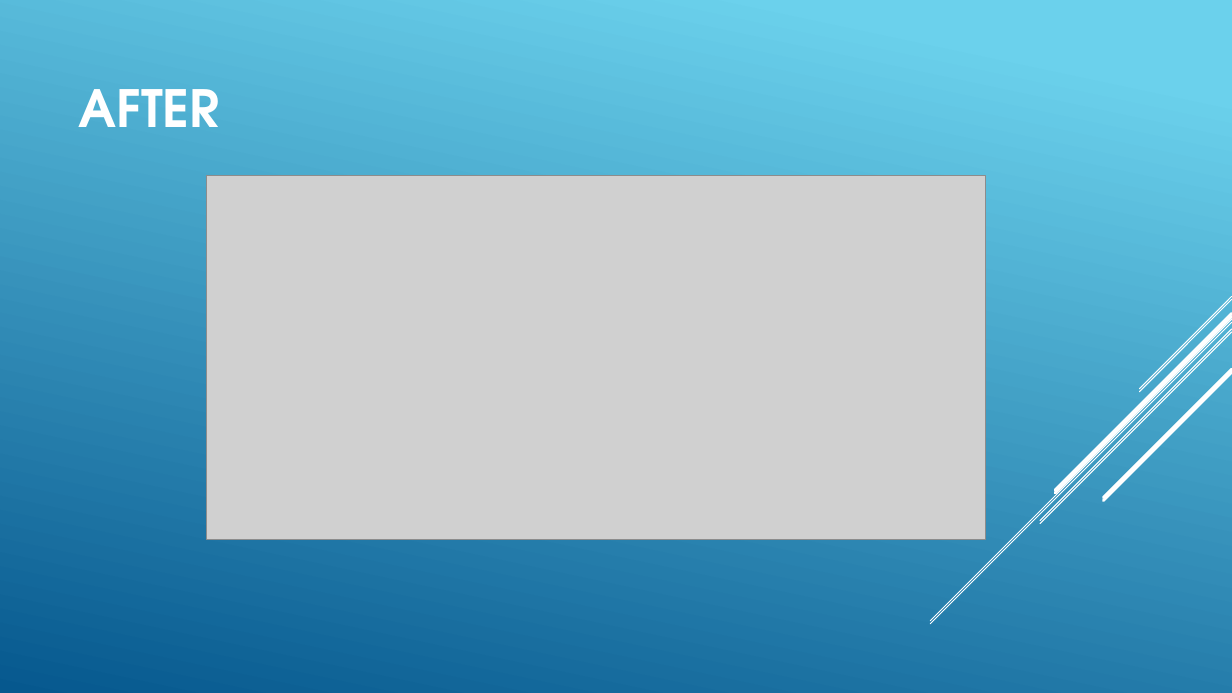
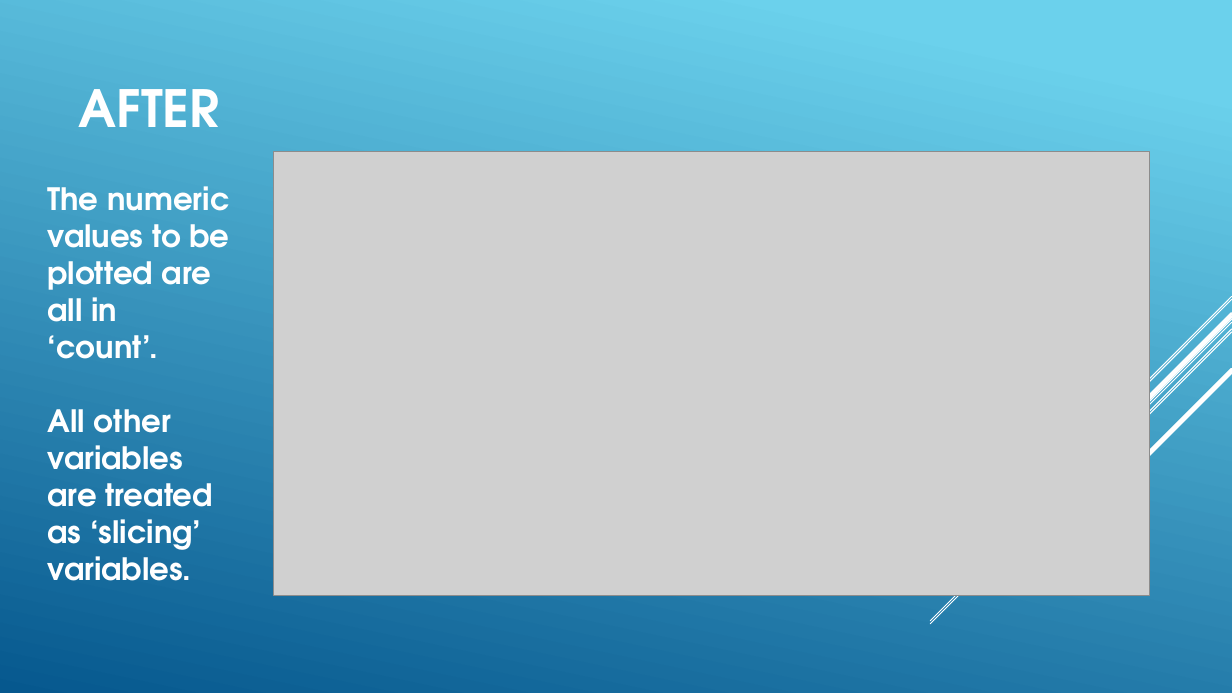
Before and after one commit to BarryDeCicco/AARUG-Presentation-2022_10_18, a slide deck: slide 34 of AARUG 2022_10_18 How to Make Plots with GGplot.pptx. Drawn at 1232x693 pixels with LibreOffice and Linux fonts; fonts in the diff are those of the drawing; grey boxes stand for pictures. Boxes give left, top, right and bottom in pixels: in the first picture for what was removed or moved away, otherwise in the second. Text is boxed around its words. In the diff, an @@ line names an element or a change of style, - is before the commit and + after.

```diff
--- a/AARUG 2022_10_18 How to Make Plots with GGplot.pptx
+++ b/AARUG 2022_10_18 How to Make Plots with GGplot.pptx
@@ picture: place and size @@
-picture at <box>206,176,985,540</box>
+picture at <box>274,152,1150,595</box>
@@ text added at <box>48,186,230,581</box>, 24 pt, text #FFFFFF, bold @@
+The numeric values to be plotted are all in ‘count’.
+All other variables are treated as ‘slicing’ variables.
```
Also in this commit, not shown: 6 other slides changed.
